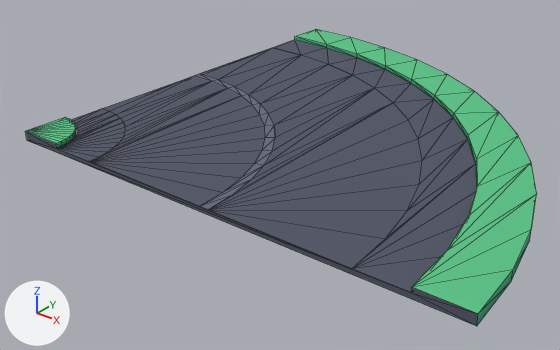
Renders of the glTF model kenney/city-kit-roads/road-bend.glb from each side of a commit.
Rendered twice from a 50 mm camera at (0.822, -1.322, 0.631) aimed at (-0.112, -0.153, -0.093). Every picture has the same lights, and +X, +Y and +Z are marked at lower left. The picture after the commit comes second. Mesh edges are drawn as thin lines. Vertices at exactly the same position are counted once.

Names of what the first picture shows: 'road-bend'.
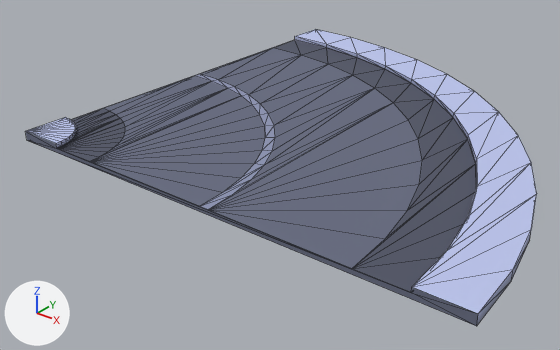
What differs and where, as boxes [x1, y1, x2, y2] in the pictures (560 x 350 px; the box of a moved part takes in the faces that stretch with it):
part 1 of me_road_bend, moved or reshaped
    both: [57, 40, 476, 293]
part 2 of me_road_bend, surface changed (lighter)
    both: [26, 29, 537, 326]

Patch to the scene script:
```diff
--- a/kenney/city-kit-roads/road-bend.glb.py
+++ b/kenney/city-kit-roads/road-bend.glb.py
@@ me_road_bend @@
 # used by ob_road_bend; location = (0.0, 0.0, 0.0)
-me_road_bend.from_pydata(...)  # 196 vertices, 260 faces; spans x -0.5..0.5, y -0.5..0.5, z 0.0..0.02
+me_road_bend.from_pydata(...)  # 217 vertices, 260 faces; spans x -0.5..0.5, y -0.5..0.5, z 0.0..0.02
+# me_road_bend part 1
+# 1 vertex is removed from x -0.154, y -0.154, z 0.01
+# 57 faces are deleted
+# 22 vertices are added at x -0.5..0.392, y -0.5..0.392, z 0.01
+# 57 new faces join them
+# me_road_bend part 2: 194 kept faces spanning x -0.5..0.5, y -0.5..0.5, z 0.0..0.02 get new texture (UV) coordinates
 me_road_bend.materials.append(mat_colormap)
```
